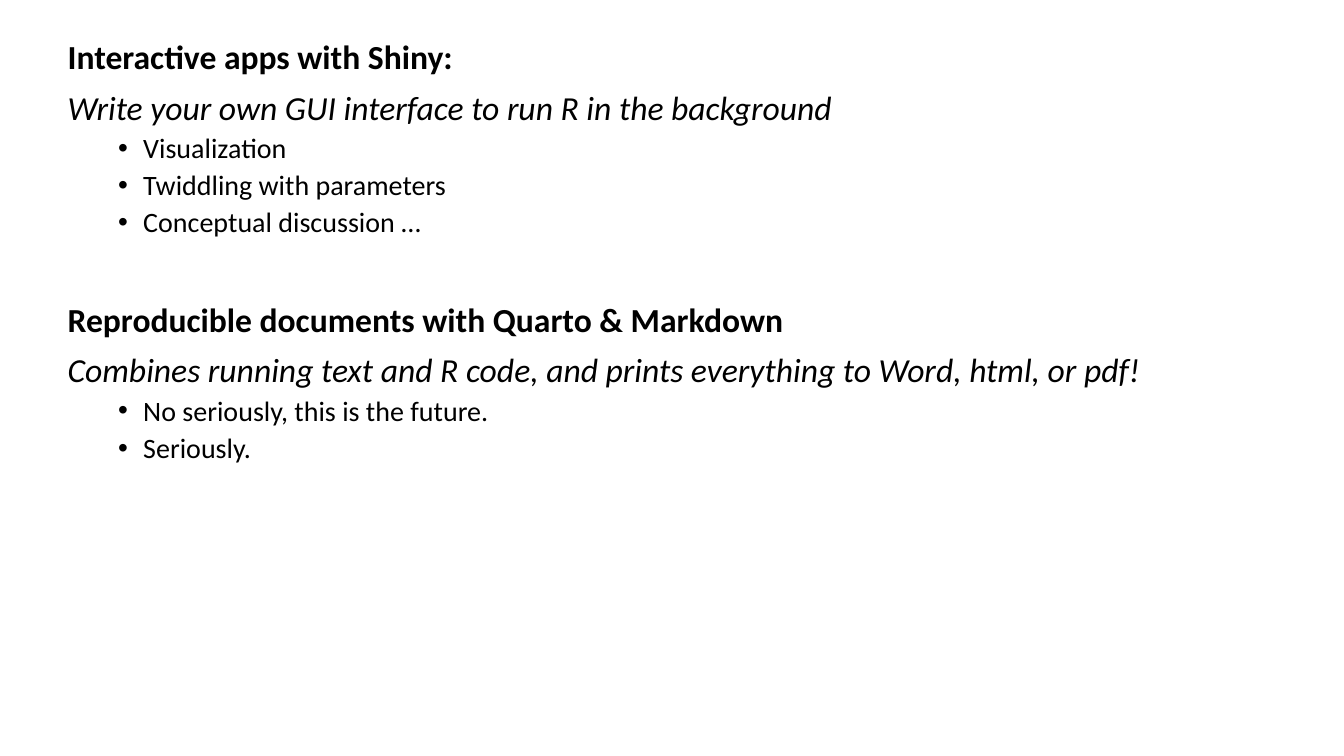
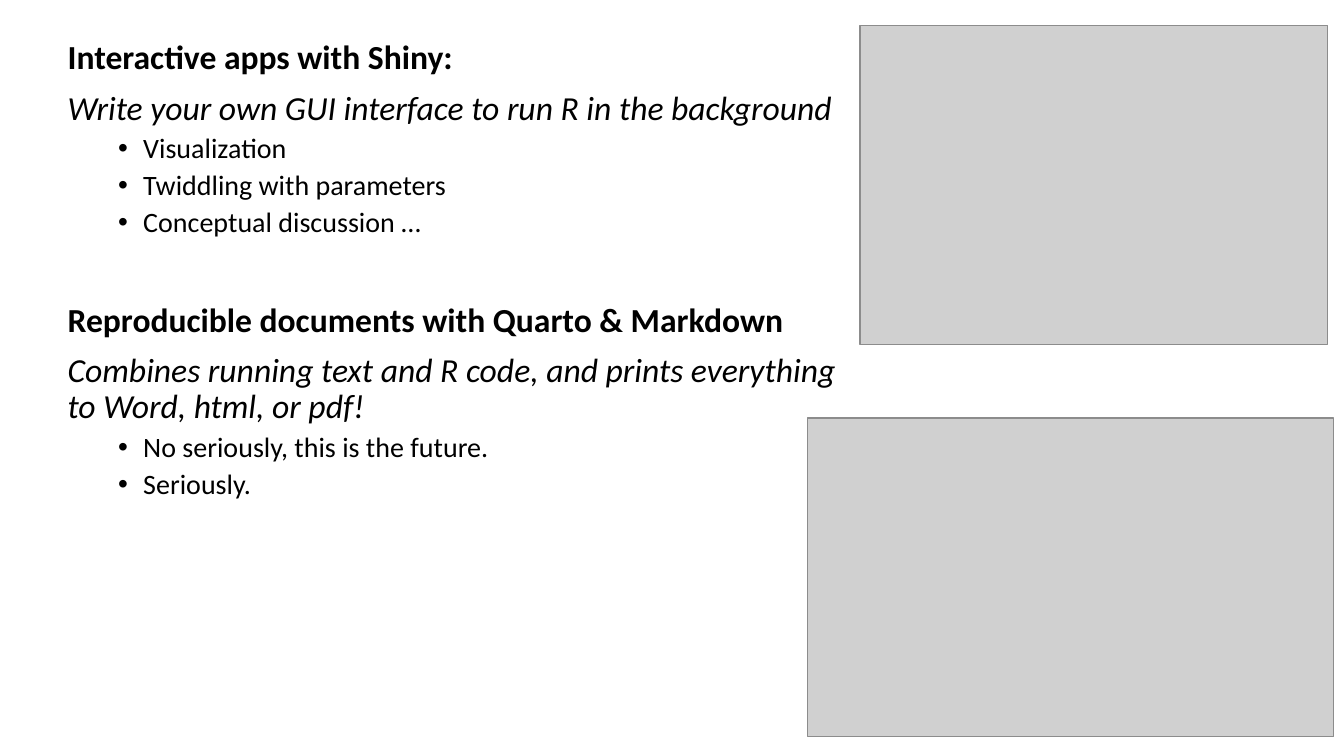
Before and after one commit to justinpriest/ADFG_R_Intro_Workshop, a slide deck: slide 7 of presentations/8 - The adventure begins.pptx. Drawn at 1344x756 pixels with LibreOffice and Linux fonts; fonts in the diff are those of the drawing; grey boxes stand for pictures. Boxes give left, top, right and bottom in pixels: in the first picture for what was removed or moved away, otherwise in the second. Text is boxed around its words. In the diff, an @@ line names an element or a change of style, - is before the commit and + after.

```diff
--- a/presentations/8 - The adventure begins.pptx
+++ b/presentations/8 - The adventure begins.pptx
@@ picture added at <box>860,25,1328,344</box> @@
@@ text "Interactive apps with Shiny:" rewrapped from <box>68,45,1140,463</box> to <box>68,45,835,499</box> @@
@@ picture added at <box>808,418,1334,737</box> @@
```
Also in this commit, not shown: 5 other files.
